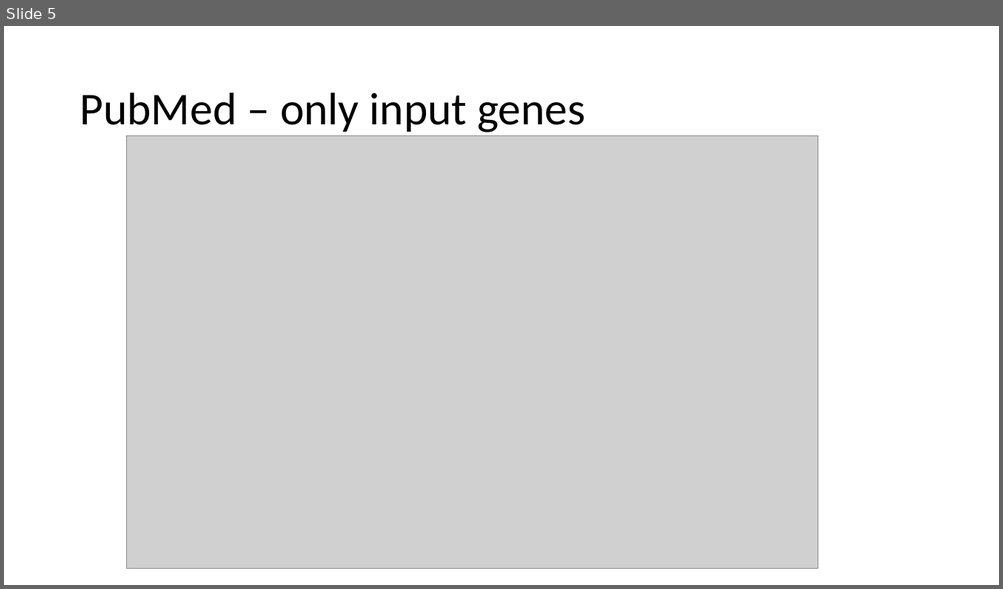
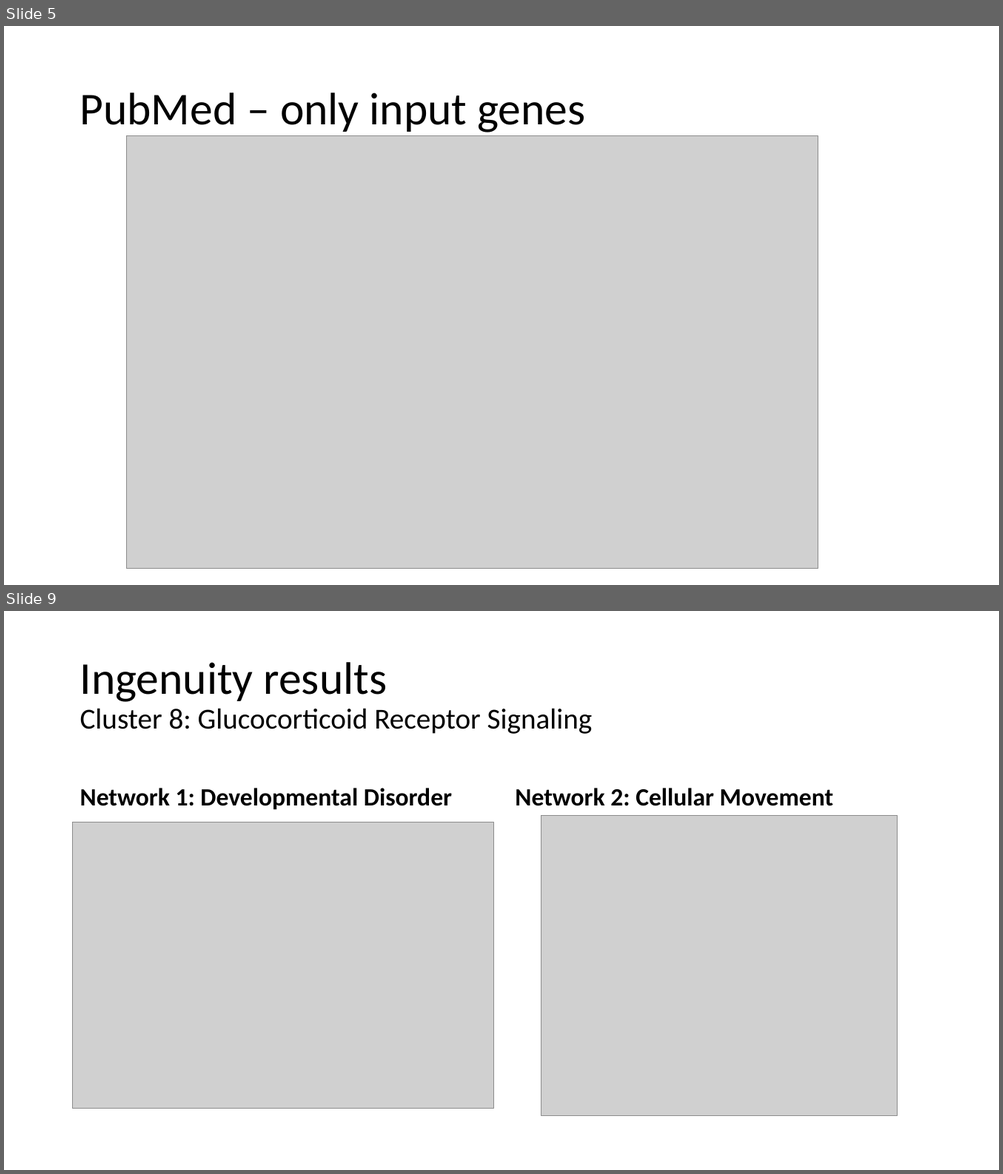
Before and after one commit to dyaom/REHS-2019, a slide deck: all the important files.pptx. Shown one above the other, each under a label of ours: slide 5 before the commit, slides 5 and 9 after it; the slides between them are not shown. The pictures are 1003x589 and 1003x1174 pixels, drawn with LibreOffice and Linux fonts; fonts in the diff are those of the drawing; grey boxes stand for pictures. Boxes give left, top, right and bottom in pixels: in the first picture for what was removed or moved away, otherwise in the second. Text is boxed around its words. In the diff, an @@ line names an element or a change of style, - is before the commit and + after.

Commit message:
finishing up update ppt, some image modifications

```diff
--- a/all the important files.pptx
+++ b/all the important files.pptx
@@ slide 9 added at (4,611,999,1170), background #FFFFFF @@
@@ title added at (80,662,592,734), 28 pt, text #000000 @@
+Ingenuity results
+Cluster 8: Glucocorticoid Receptor Signaling
@@ text added at (80,788,452,810), 24 pt, text #000000, bold @@
+Network 1: Developmental Disorder
@@ text added at (515,788,833,806), 24 pt, text #000000, bold @@
+Network 2: Cellular Movement
@@ picture added at (73,822,493,1109) @@
@@ picture added at (541,815,897,1116) @@
```
Also in this commit, not shown: 2 slides changed, 4 other slides added, 1 slide removed, 5 other files.
